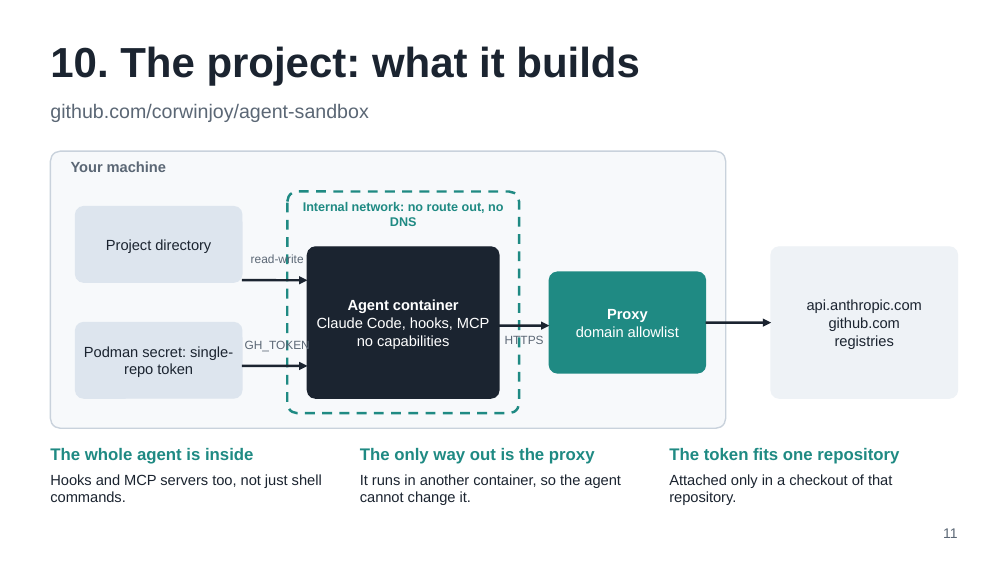
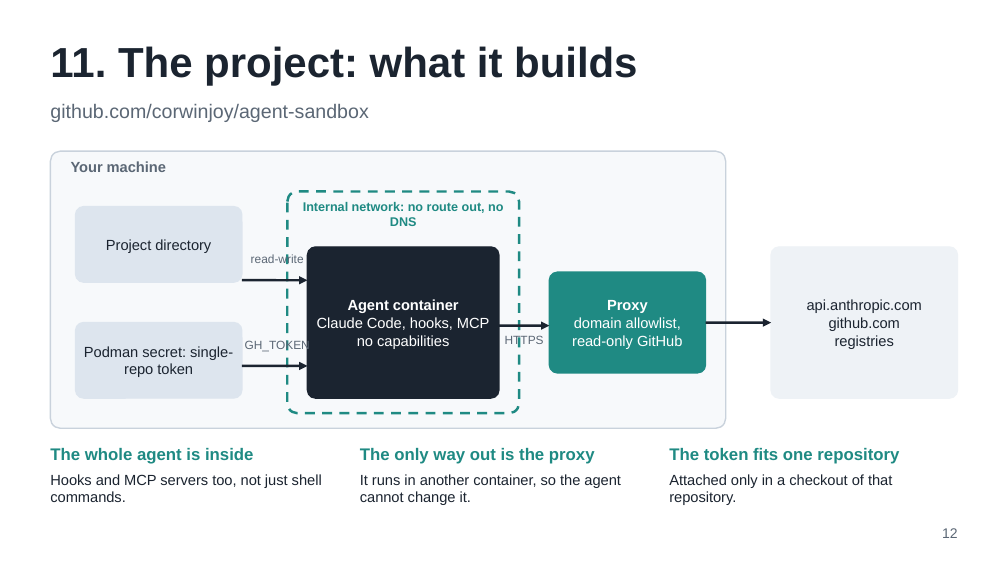
Before and after one commit to corwinjoy/agent-sandbox, a slide deck: slide 12 of slides/agent-sandbox-talk.odp (slide 11 before the commit). Drawn at 1008x567 pixels with LibreOffice and Linux fonts; fonts in the diff are those of the drawing. Boxes give left, top, right and bottom in pixels: in the first picture for what was removed or moved away, otherwise in the second. Text is boxed around its words. In the diff, an @@ line names an element or a change of style, - is before the commit and + after.

```diff
--- a/slides/agent-sandbox-talk.odp
+++ b/slides/agent-sandbox-talk.odp
@@ text at bbox=[50, 46, 637, 85]: text changed @@
-10. The project: what it builds
+11. The project: what it builds
@@ text at bbox=[572, 317, 682, 349]: text changed @@
-domain allowlist
+domain allowlist,
+read-only GitHub
@@ text at bbox=[942, 528, 958, 538]: text changed @@
-11
+12
```
Also in this commit, not shown: 6 other slides changed, 1 slide added, 21 other files.
